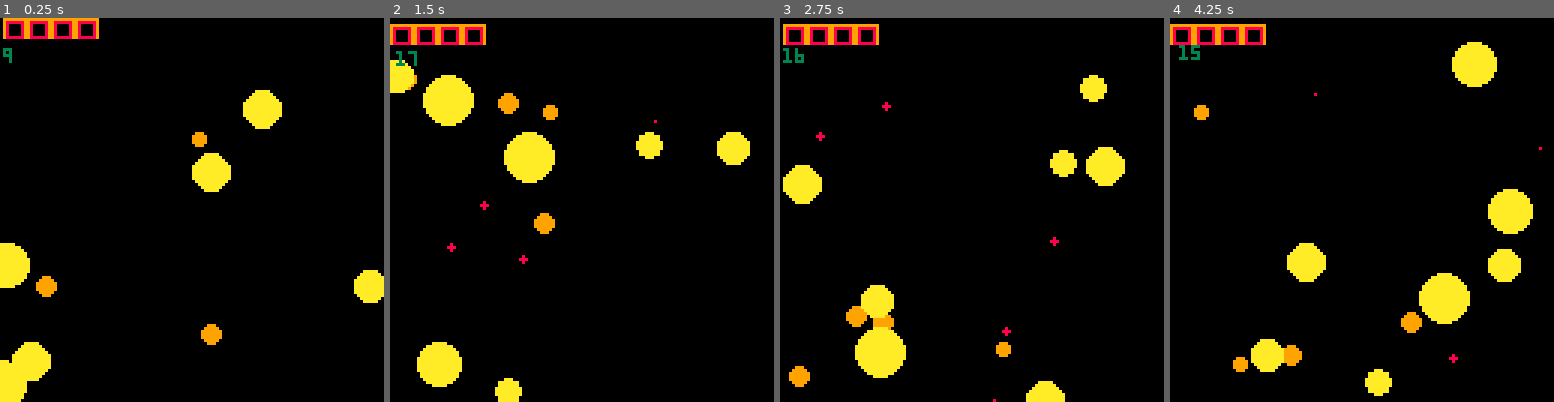
Above: before the commit, frames 1-4 (left to right).
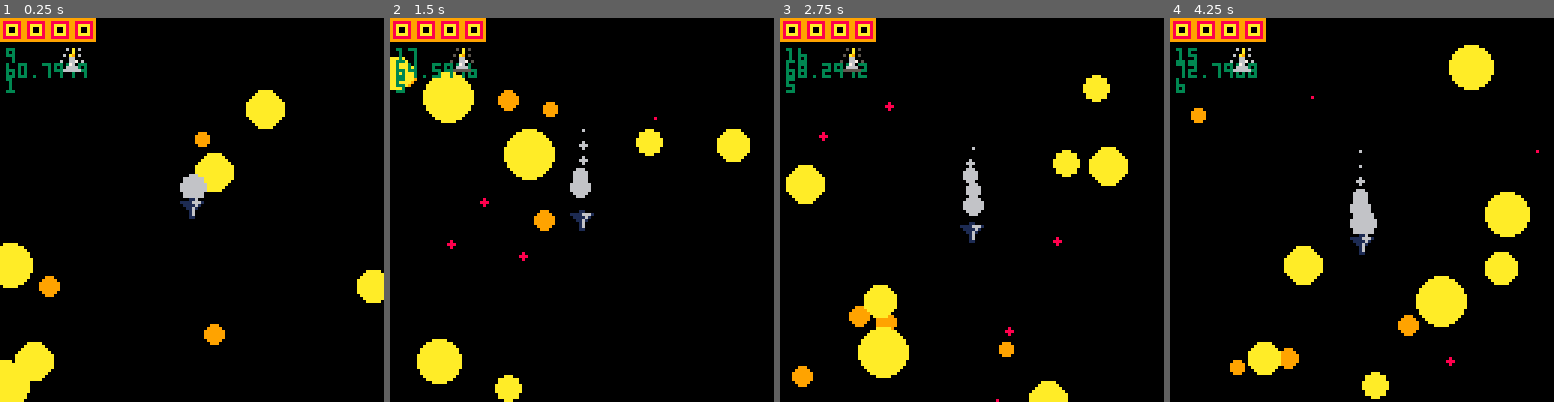
Above: after the commit, the same moments.

Repository: MCNanana/Pico8
Game: PICO-8 cartridge 2.p8
The game is run twice, just before and just after one commit, with the same random seed, the same clock (stepped at 60 frames per second) and the same inputs.
Inputs:
- Up to frame 1 (0.25 s): no input
- Up to frame 2 (1.5 s): no input
- Up to frame 3 (2.75 s): no input
- Up to frame 4 (4.25 s): no input

The runs differ from the first frame. In frame 1, 3.0% of the frame differs, in the area x 0-100%, y 0-100%; in frame 2, 3.7%; in frame 3, 4.3%; in frame 4, 4.7%, in the area x 0-97%, y 0-100%.

Commit message:
Smoke added

Diff:
--- a/2.p8
+++ b/2.p8
@@ -5,7 +5,88 @@
 xx=120
 
 shaketime=0
-
+blinkframe=false
+t=0
+
+explobj={}
+smokeobj={}
+ynav=60
+
+x=100
+xx=120
+
+function _init()
+	add(explobj,make_expl())
+end
+
+function _update()
+ t=(t+1)%8
+ blinkframe=(t==0)
+
+	x-=0.5
+	if(x<0) x=100
+	xx-=1
+	if(xx<0) xx=120
+	-- particles
+	foreach(explobj, update_expl)
+	add(explobj,make_expl())
+	-- smoke
+	foreach(smokeobj, update_smoke)
+	ynav+=0.1
+	if blinkframe then add(smokeobj,make_smoke(64,ynav)) end
+end
+
+function _draw()
+	cls()
+	--shakecamera()
+	map(8,0,0,0,11,1)
+	-- map
+	--[[map(0,0,x,50,8,3)
+	map(0,3,xx,60,6,3)
+	spr(4, 50,20)
+	pal(11,10)]]
+	-- particles
+	foreach(explobj, draw_expl)
+	print(#explobj,2,10,3)
+	-- smoke
+	foreach(smokeobj, draw_smoke)
+	spr(5,60,ynav)
+	print(ynav,2,15,3)
+	print(#smokeobj,2,20,3)
+	-- pal
+	pal()
+
+ if blinkframe then
+	 pal(5,6)
+ end
+	spr(4,20,10)
+end
+
+--
+-- smoke
+function make_smoke(x,y)
+	smoke={}
+	smoke.x=x+rnd(2)-1
+	smoke.y=y-4
+	smoke.r=4
+	return smoke
+end
+
+function update_smoke(o)
+	if(o.r>0)then
+		o.y-=0.5
+		o.r-=0.1
+	else
+		del(smokeobj,o)
+	end
+end
+
+function draw_smoke(o)
+	circfill(o.x,o.y,o.r,6)
+end
+
+--
+-- explosion
 function make_expl()
 	expl={}
 	expl.x=rnd(128)
@@ -13,37 +94,6 @@
 	expl.r=8+rnd(3)-2
 	expl.c=10
 	return expl
-end
-
-explobj={}
-add(explobj,make_expl())
-
-x=100
-xx=120
-
-function _update()
-	x-=0.5
-	if(x<0) x=100
-	xx-=1
-	if(xx<0) xx=120
-
-	foreach(explobj, update_expl)
-	add(explobj,make_expl())
-end
-
-function _draw()
-	cls()
-	map(8,0,0,0,11,1)
-	--[[map(0,0,x,50,8,3)
-	map(0,3,xx,60,6,3)
-	spr(4, 50,20)
-	pal(11,10)]]
-	shakecamera()
-	foreach(explobj, draw_expl)
-	print(#explobj,2,10,3)
---[[	for i=1,#explobj do
-		if(explobj[i].r=0) del(explobj
-	end]]
 end
 
 function update_expl(o)
@@ -55,12 +105,6 @@
 	else
 		del(explobj,o)
 	end
-	--[[if(o.a>0)then
-		if(time()-o.t>0.2)then
-		 o.a-=1
-		 o.t=time()
-		end
-	end]]
 end
 
 function draw_expl(o)
@@ -75,23 +119,23 @@
 
 
 __gfx__
-00000000000000000dddddddddddddd000b0a0b00000000000000000000000000000000000000000000000000000000000000000000000000000000000000000
-00000000000000000daadaadd9ad99d00000a0000000000000000000000000000000000000000000000000000000000000000000000000000000000000000000
-00700700000000000d9adaadd9ad9ad00b0a90b00000000000000000000000000000000000000000000000000000000000000000000000000000000000000000
-00077000000000000dddddddddddddd0000660000000000000000000000000000000000000000000000000000000000000000000000000000000000000000000
-00077000000000000dddddddddddddd0b006670b0000000000000000000000000000000000000000000000000000000000000000000000000000000000000000
-00700700000000000daada9ddaadaad0000760000000000000000000000000000000000000000000000000000000000000000000000000000000000000000000
-00000000000000000daada9ddaad9ad0006666000000000000000000000000000000000000000000000000000000000000000000000000000000000000000000
+00000000000000000dddddddddddddd00050a0500001100000000000000000000000000000000000000000000000000000000000000000000000000000000000
+00000000000000000daadaadd9ad99d00000a0001111666100000000000000000000000000000000000000000000000000000000000000000000000000000000
+00700700000000000d9adaadd9ad9ad0050a90500111161000000000000000000000000000000000000000000000000000000000000000000000000000000000
+00077000000000000dddddddddddddd0000660000011610000000000000000000000000000000000000000000000000000000000000000000000000000000000
+00077000000000000dddddddddddddd0500667050001600000000000000000000000000000000000000000000000000000000000000000000000000000000000
+00700700000000000daada9ddaadaad0000760000001600000000000000000000000000000000000000000000000000000000000000000000000000000000000
+00000000000000000daada9ddaad9ad0006666000001100000000000000000000000000000000000000000000000000000000000000000000000000000000000
 00000000000000000dddddddddddddd0055555500000000000000000000000000000000000000000000000000000000000000000000000000000000000000000
-00000000000000000000000000000000000000000000000000000000000000000000000000000000000000000000000000000000000000000000000000000000
 00000000000000009999999900000000000000000000000000000000000000000000000000000000000000000000000000000000000000000000000000000000
-00000077770000009888888900000000000000000000000000000000000000000000000000000000000000000000000000000000000000000000000000000000
-00000777777000009800008900000000000000000000000000000000000000000000000000000000000000000000000000000000000000000000000000000000
-00007777777700009800008900000000000000000000000000000000000000000000000000000000000000000000000000000000000000000000000000000000
-00077777777770009800008900000000000000000000000000000000000000000000000000000000000000000000000000000000000000000000000000000000
-00777777777777009800008900000000000000000000000000000000000000000000000000000000000000000000000000000000000000000000000000000000
-07777777777777709888888900000000000000000000000000000000000000000000000000000000000000000000000000000000000000000000000000000000
-77777777777777779999999900000000000000000000000000000000000000000000000000000000000000000000000000000000000000000000000000000000
+00000000000000009888888900000000000000000000000000000000000000000000000000000000000000000000000000000000000000000000000000000000
+000000777700000098aaaa8900000000000000000000000000000000000000000000000000000000000000000000000000000000000000000000000000000000
+000007777770000098a00a8900000000000000000000000000000000000000000000000000000000000000000000000000000000000000000000000000000000
+000077777777000098a00a8900000000000000000000000000000000000000000000000000000000000000000000000000000000000000000000000000000000
+000777777777700098aaaa8900000000000000000000000000000000000000000000000000000000000000000000000000000000000000000000000000000000
+00777777777777009888888900000000000000000000000000000000000000000000000000000000000000000000000000000000000000000000000000000000
+07777777777777709999999900000000000000000000000000000000000000000000000000000000000000000000000000000000000000000000000000000000
+77777777777777770000000000000000000000000000000000000000000000000000000000000000000000000000000000000000000000000000000000000000
 00000000000000000000000000000000000000000000000000000000000000000000000000000000000000000000000000000000000000000000000000000000
 00000000000000000000000000000000000000000000000000000000000000000000000000000000000000000000000000000000000000000000000000000000
 00000077770000000000000000000000000000000000000000000000000000000000000000000000000000000000000000000000000000000000000000000000
